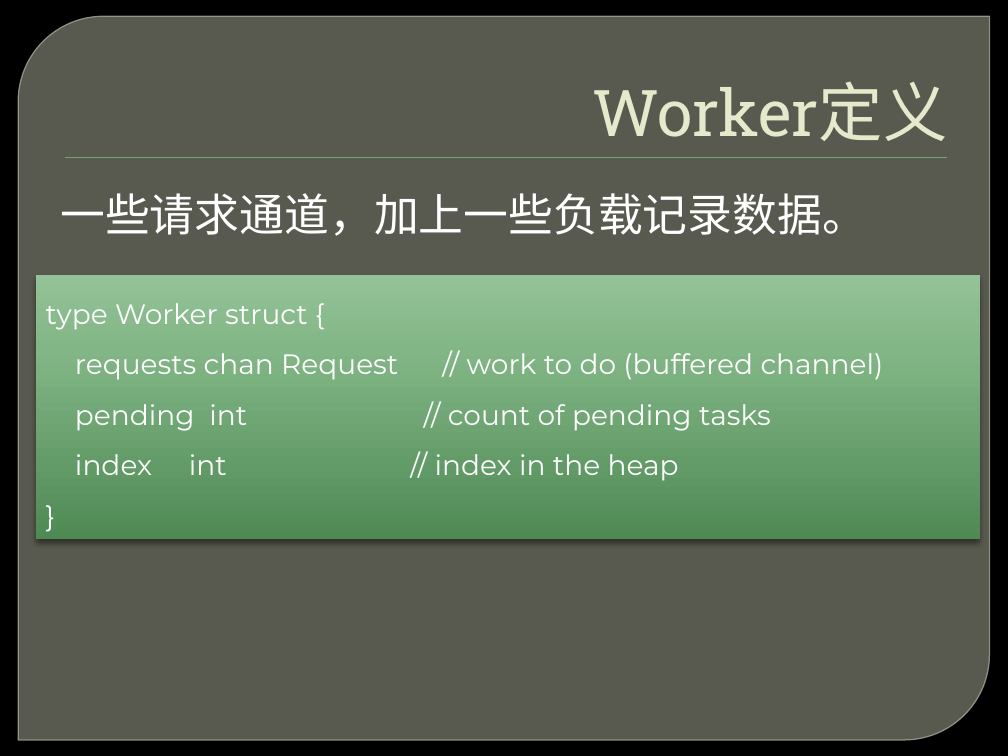
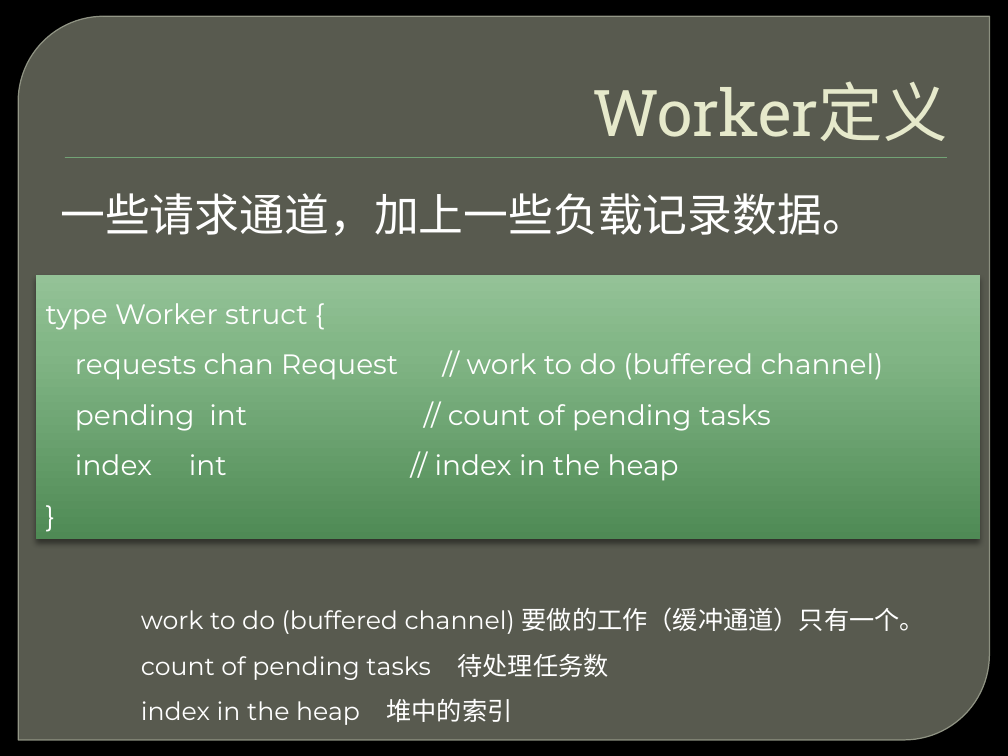
Before and after one commit to ghj1976/lecture, a slide deck: slide 51 of 并发不等于并行/并发不等于并行.pptx. Drawn at 1008x756 pixels with LibreOffice and Linux fonts; fonts in the diff are those of the drawing; background and template pictures are left out. Boxes give left, top, right and bottom in pixels: in the first picture for what was removed or moved away, otherwise in the second. Text is boxed around its words. In the diff, an @@ line names an element or a change of style, - is before the commit and + after.

```diff
--- a/并发不等于并行/并发不等于并行.pptx
+++ b/并发不等于并行/并发不等于并行.pptx
@@ text added at [141, 607, 925, 722], 18 pt, text #FFFFFF @@
+work to do (buffered channel) 要做的工作（缓冲通道）只有一个。
+count of pending tasks 待处理任务数
+index in the heap 堆中的索引
```
Also in this commit, not shown: 17 other slides changed.
